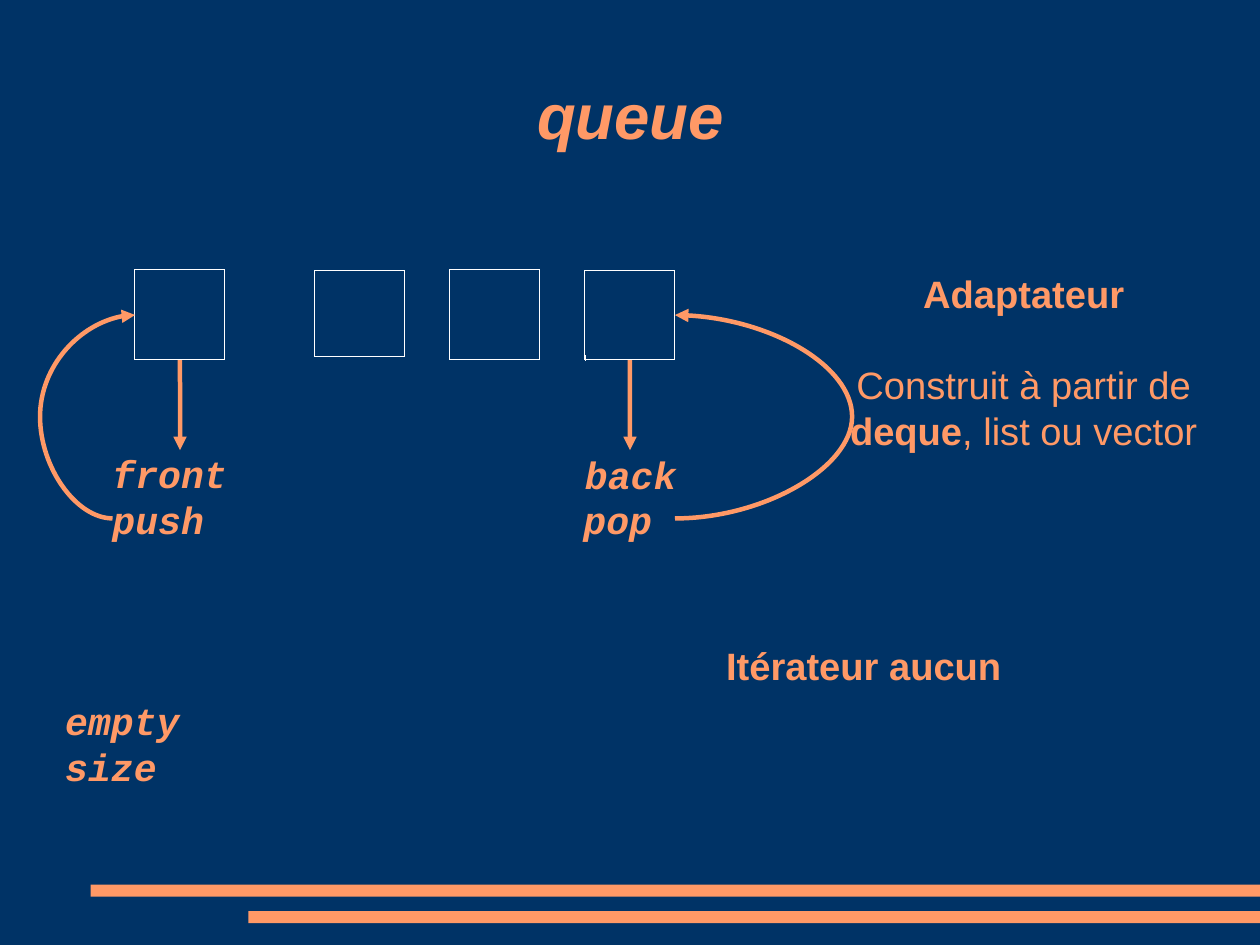
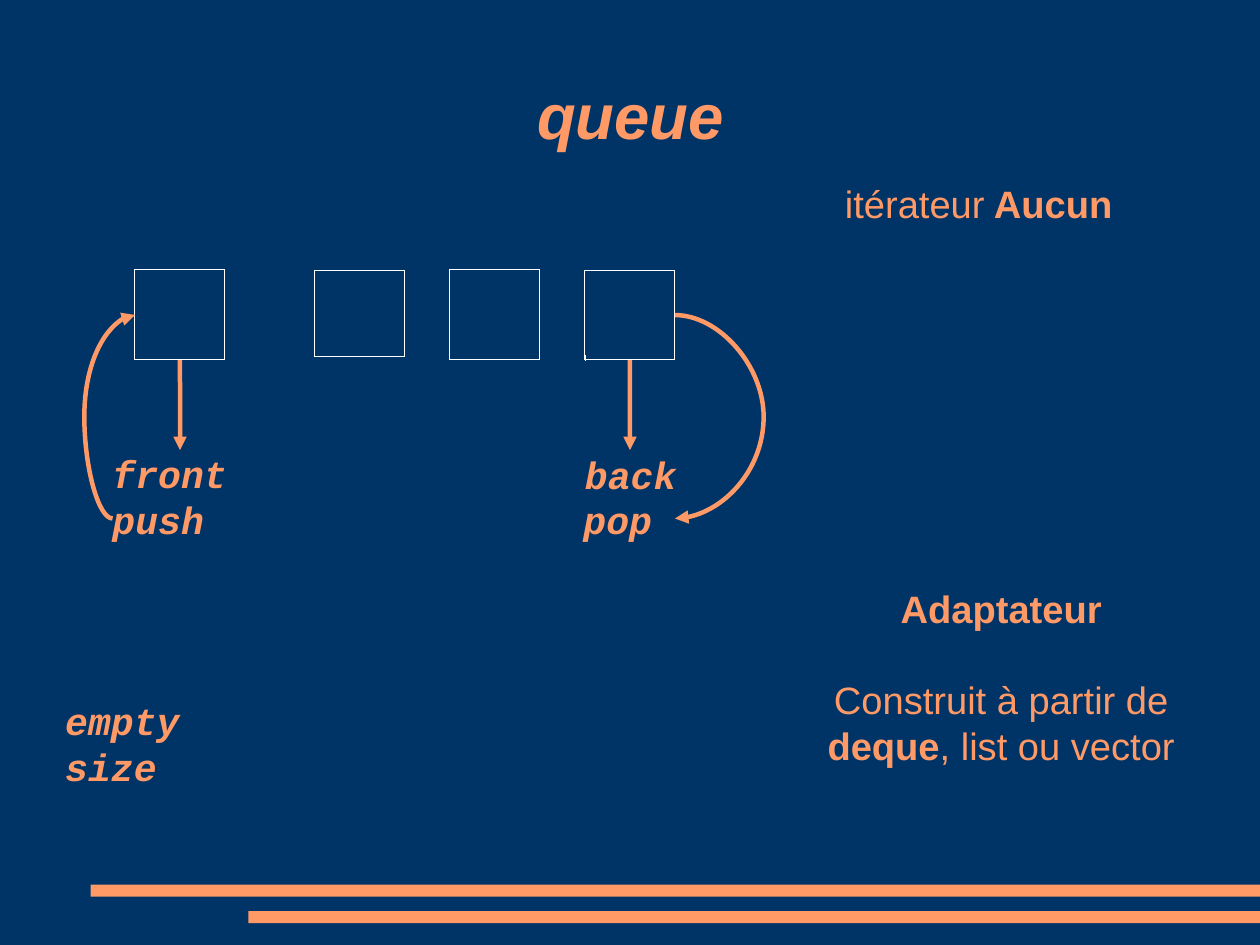
Before and after one commit to manu5801/cours-cplusplus, a slide deck: slide 22 of stl/stl.odp. Drawn at 1260x945 pixels with LibreOffice and Linux fonts; fonts in the diff are those of the drawing. Boxes give left, top, right and bottom in pixels: in the first picture for what was removed or moved away, otherwise in the second. Text is boxed around its words. In the diff, an @@ line names an element or a change of style, - is before the commit and + after.

```diff
--- a/stl/stl.odp
+++ b/stl/stl.odp
@@ text at <box>845,190,1112,219</box>: text changed; bold off @@
-Itérateur aucun
+itérateur Aucun
@@ curved arrow (112, 519) - (135, 316): route changed @@
@@ curved arrow (676, 316) - (676, 519): arrowheads changed; route changed @@
@@ text "Adaptateur": place and size @@
-text "Adaptateur" at <box>850,280,1197,453</box>
+text "Adaptateur" at <box>828,595,1175,768</box>
```
Also in this commit, not shown: 20 other slides changed, 2 slides added, 3 slides removed, 9 other files.
